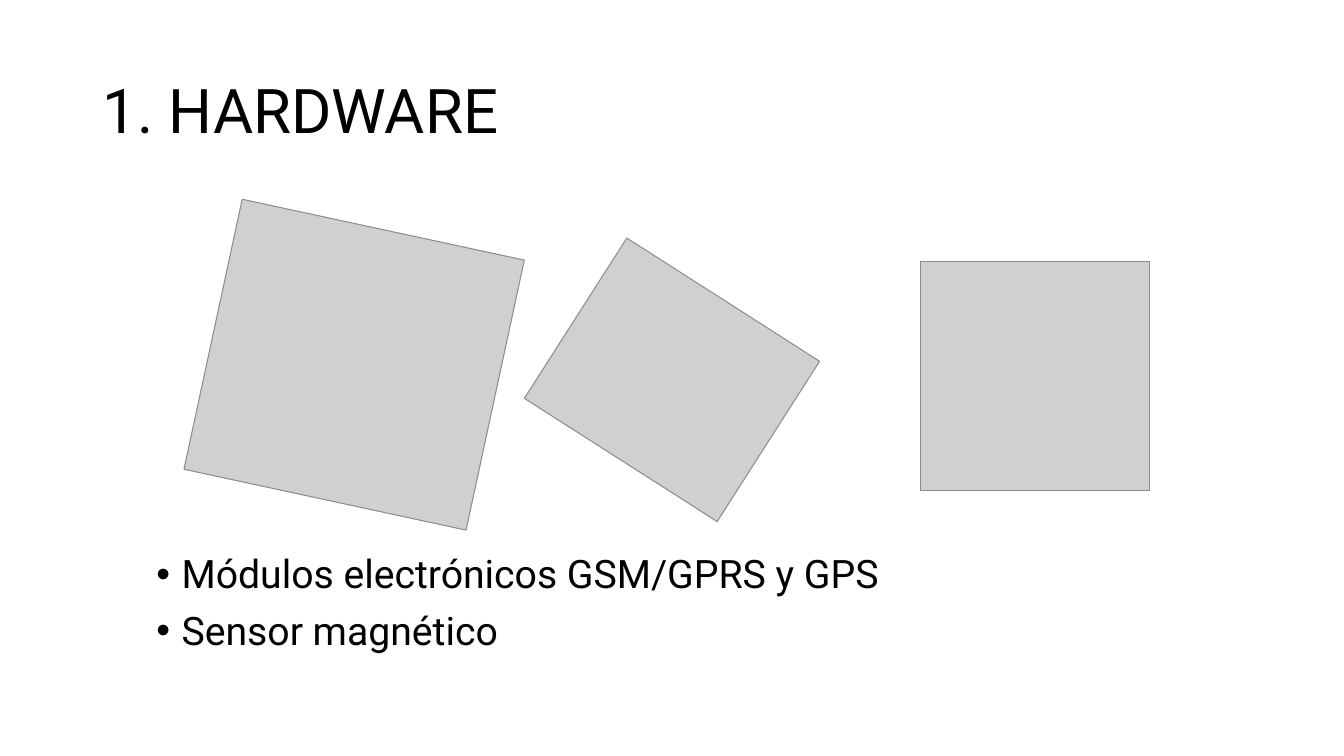
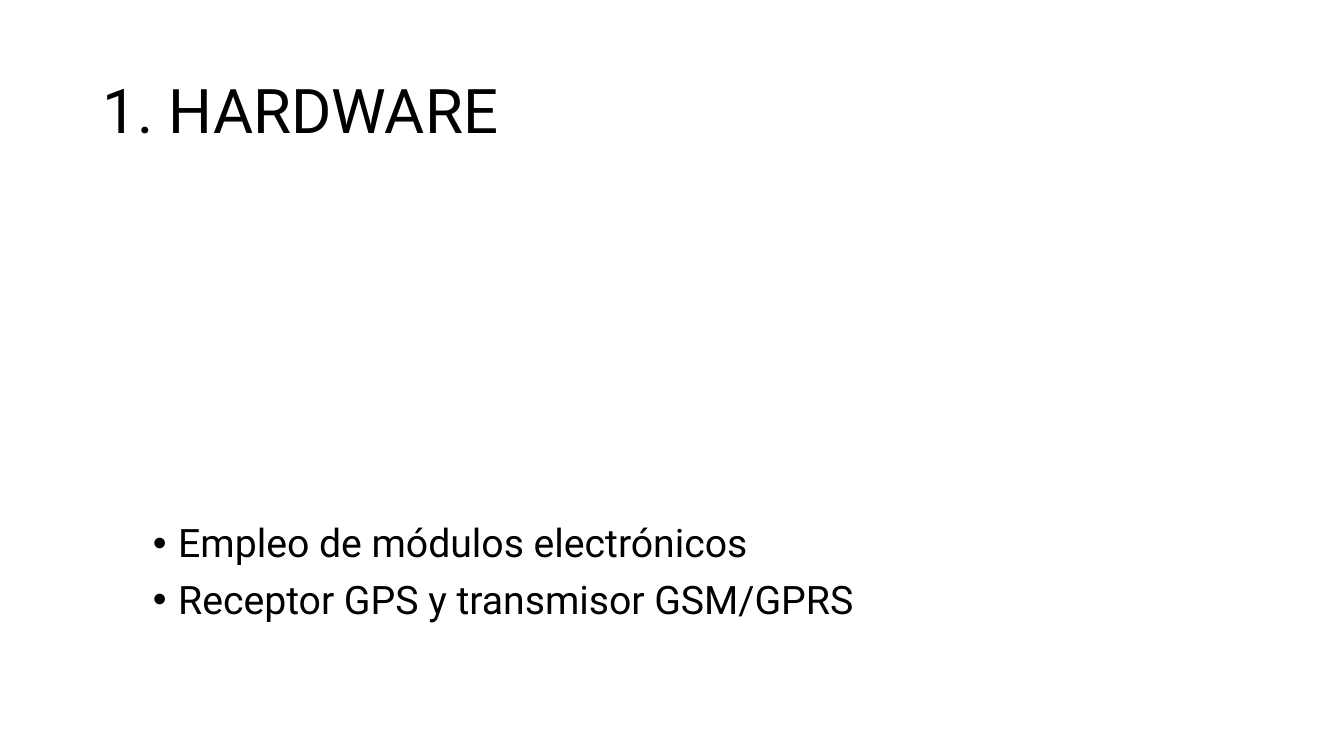
Before and after one commit to aludena18/Tesis, a slide deck: slide 11 of Telelocalización y Captura de Imágenes.pptx (slide 10 before the commit). Drawn at 1344x756 pixels with LibreOffice and Linux fonts; fonts in the diff are those of the drawing; grey boxes stand for pictures. Boxes give left, top, right and bottom in pixels: in the first picture for what was removed or moved away, otherwise in the second. Text is boxed around its words. In the diff, an @@ line names an element or a change of style, - is before the commit and + after.

Commit message:
ppt 1.1

```diff
--- a/Telelocalización y Captura de Imágenes.pptx
+++ b/Telelocalización y Captura de Imágenes.pptx
@@ picture removed at <box>184,200,524,530</box> @@
@@ picture removed at <box>524,238,820,522</box> @@
@@ picture removed at <box>921,261,1150,491</box> @@
@@ text at <box>178,527,853,623</box>: text changed @@
-• Módulos electrónicos GSM/GPRS y GPS
-• Sensor magnético
+• Empleo de módulos electrónicos
+• Receptor GPS y transmisor GSM/GPRS
```
Also in this commit, not shown: 1 other slide changed, 1 slide added.
